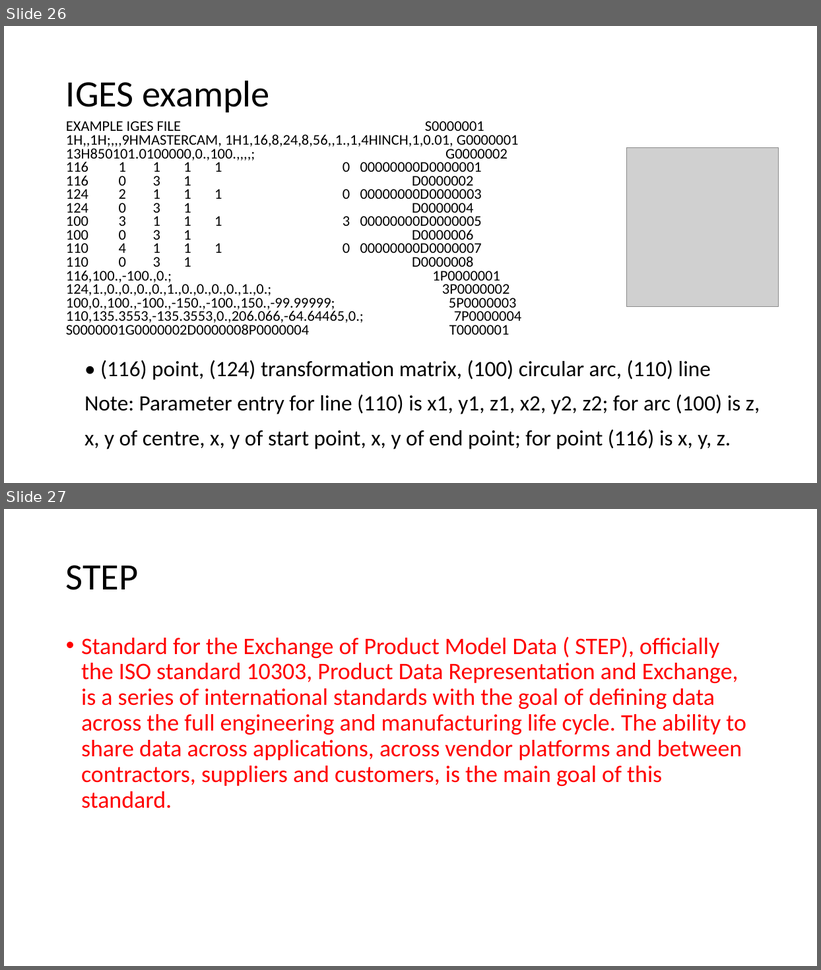
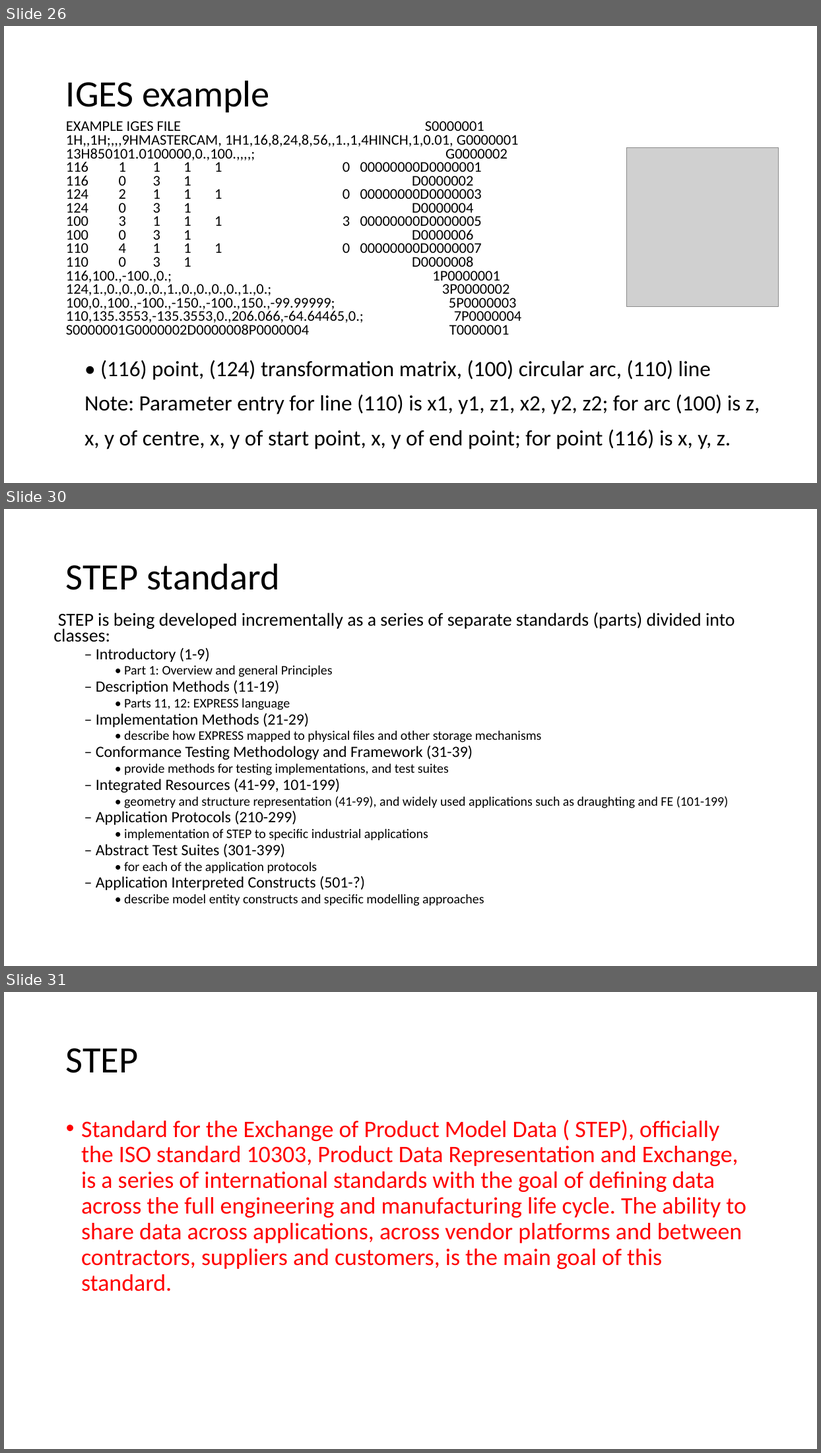
Before and after one commit to Jinny-Ching/cad_cam_course, a slide deck: CAD_CAM.pptx. Shown one above the other, each under a label of ours: slides 26 and 27 before the commit, slides 26, 30 and 31 after it; the slides between them are not shown. The pictures are 821x970 and 821x1453 pixels, drawn with LibreOffice and Linux fonts; fonts in the diff are those of the drawing; grey boxes stand for pictures. Boxes give left, top, right and bottom in pixels: in the first picture for what was removed or moved away, otherwise in the second. Text is boxed around its words. In the diff, an @@ line names an element or a change of style, - is before the commit and + after.

Commit message:
data format of STEP

```diff
--- a/CAD_CAM.pptx
+++ b/CAD_CAM.pptx
@@ slide 30 added at [4,509,817,966], background #FFFFFF @@
@@ title added at [66,563,280,590], 44 pt, text #000000 @@
+STEP standard
@@ text added at [54,612,735,906], 15.5 pt, text #000000 @@
+STEP is being developed incrementally as a series of separate standards (parts) divided into classes:
+  – Introductory (1-9)
+    • Part 1: Overview and general Principles
+  – Description Methods (11-19)
+    • Parts 11, 12: EXPRESS language
+  – Implementation Methods (21-29)
+    • describe how EXPRESS mapped to physical files and other storage mechanisms
+  – Conformance Testing Methodology and Framework (31-39)
+    • provide methods for testing implementations, and test suites
+  – Integrated Resources (41-99, 101-199)
+    • geometry and structure representation (41-99), and widely used applications such as draughting and FE (101-199)
+  – Application Protocols (210-299)
+    • implementation of STEP to specific industrial applications
+  – Abstract Test Suites (301-399)
+    • for each of the application protocols
+  – Application Interpreted Constructs (501-?)
+    • describe model entity constructs and specific modelling approaches
@@ what was slide 27 is now slide 31 @@
```
Also in this commit, not shown: 1 slide changed, 4 other slides added.
